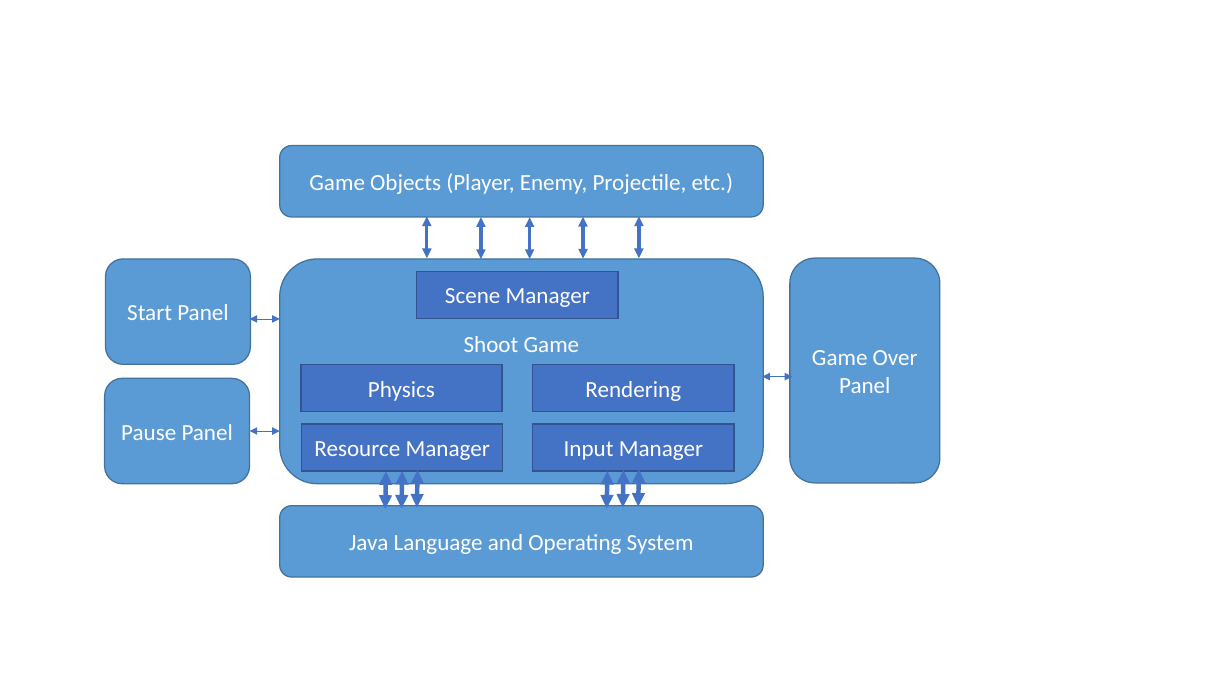
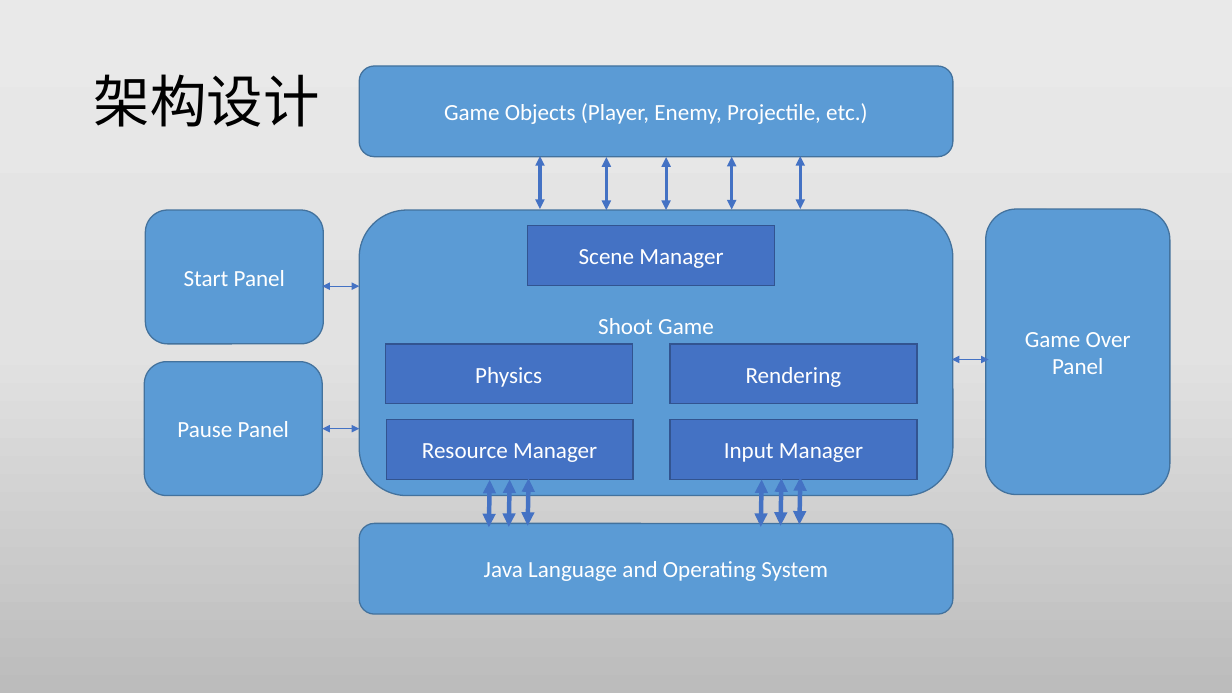
Before and after one commit to jiangyuzhao/ShootGame, a slide deck: slide 3 of Presentation1.pptx (slide 1 before the commit). Drawn at 1232x693 pixels with LibreOffice and Linux fonts; fonts in the diff are those of the drawing. Boxes give left, top, right and bottom in pixels: in the first picture for what was removed or moved away, otherwise in the second. Text is boxed around its words. In the diff, an @@ line names an element or a change of style, - is before the commit and + after.

Commit message:
Updated PPT

```diff
--- a/Presentation1.pptx
+++ b/Presentation1.pptx
@@ background #FFFFFF to gradient #EBEAEA to #E4E3E3 to #BDBCBC @@
@@ title added at [94,74,320,127], 44 pt, text #000000 @@
+架构设计
@@ rounded rectangle "Game Objects (Player, Enemy, Projectile, ...": place and size @@
-rounded rectangle "Game Objects (Player, Enemy, Projectile, ..." at [280,146,763,217]
+rounded rectangle "Game Objects (Player, Enemy, Projectile, ..." at [360,66,954,156]
@@ double arrow moved from (530, 217) - (530, 259) to (540, 156) - (540, 209) @@
@@ double arrow moved from (583, 217) - (583, 259) to (606, 157) - (606, 210) @@
@@ double arrow moved from (639, 216) - (639, 258) to (666, 157) - (666, 210) @@
@@ double arrow added from (732, 157) to (732, 210), #4472C4 2.5 pt @@
@@ double arrow added from (800, 156) to (800, 209), #4472C4 2.5 pt @@
@@ rounded rectangle "Game Over Panel": place and size @@
-rounded rectangle "Game Over Panel" at [790,258,940,482]
+rounded rectangle "Game Over Panel" at [986,209,1170,494]
@@ rounded rectangle "Start Panel": place and size @@
-rounded rectangle "Start Panel" at [105,259,250,364]
+rounded rectangle "Start Panel" at [145,210,323,344]
@@ rounded rectangle "Shoot Game": place and size @@
-rounded rectangle "Shoot Game" at [280,259,763,483]
+rounded rectangle "Shoot Game" at [360,210,954,495]
@@ double arrow removed from (427, 216) to (427, 258) @@
@@ double arrow removed from (482, 217) to (482, 259) @@
@@ rectangle "Scene Manager": place and size @@
-rectangle "Scene Manager" at [417,271,618,318]
+rectangle "Scene Manager" at [528,226,775,286]
@@ double arrow moved from (250, 319) - (280, 319) to (323, 287) - (360, 287) @@
@@ rectangle "Physics": place and size @@
-rectangle "Physics" at [301,364,503,411]
+rectangle "Physics" at [385,344,632,404]
@@ rectangle "Rendering": place and size @@
-rectangle "Rendering" at [533,364,735,411]
+rectangle "Rendering" at [670,344,917,404]
@@ rounded rectangle "Pause Panel": place and size @@
-rounded rectangle "Pause Panel" at [104,378,250,483]
+rounded rectangle "Pause Panel" at [144,361,323,495]
@@ double arrow moved from (762, 377) - (793, 377) to (952, 360) - (989, 360) @@
@@ double arrow moved from (250, 431) - (280, 431) to (323, 429) - (360, 429) @@
@@ rectangle "Resource Manager": place and size @@
-rectangle "Resource Manager" at [301,424,503,471]
+rectangle "Resource Manager" at [386,420,633,480]
@@ rectangle "Input Manager": place and size @@
-rectangle "Input Manager" at [533,424,735,471]
+rectangle "Input Manager" at [670,420,917,480]
@@ double arrow removed from (386, 471) to (385, 508) @@
@@ double arrow moved from (607, 471) - (607, 508) to (529, 479) - (528, 526) @@
@@ double arrow moved from (624, 470) - (623, 507) to (782, 479) - (781, 526) @@
@@ double arrow added from (800, 478) to (799, 525), #4472C4 3.5 pt @@
@@ double arrow moved from (418, 470) - (417, 507) to (490, 480) - (489, 528) @@
@@ double arrow moved from (402, 471) - (402, 508) to (510, 480) - (509, 527) @@
@@ double arrow moved from (639, 470) - (639, 506) to (762, 480) - (761, 527) @@
@@ rounded rectangle "Java Language and Operating System": place and size @@
-rounded rectangle "Java Language and Operating System" at [280,506,763,577]
+rounded rectangle "Java Language and Operating System" at [360,523,954,614]
```
Also in this commit, not shown: 1 other slide changed, 9 slides added, 1 other file.
